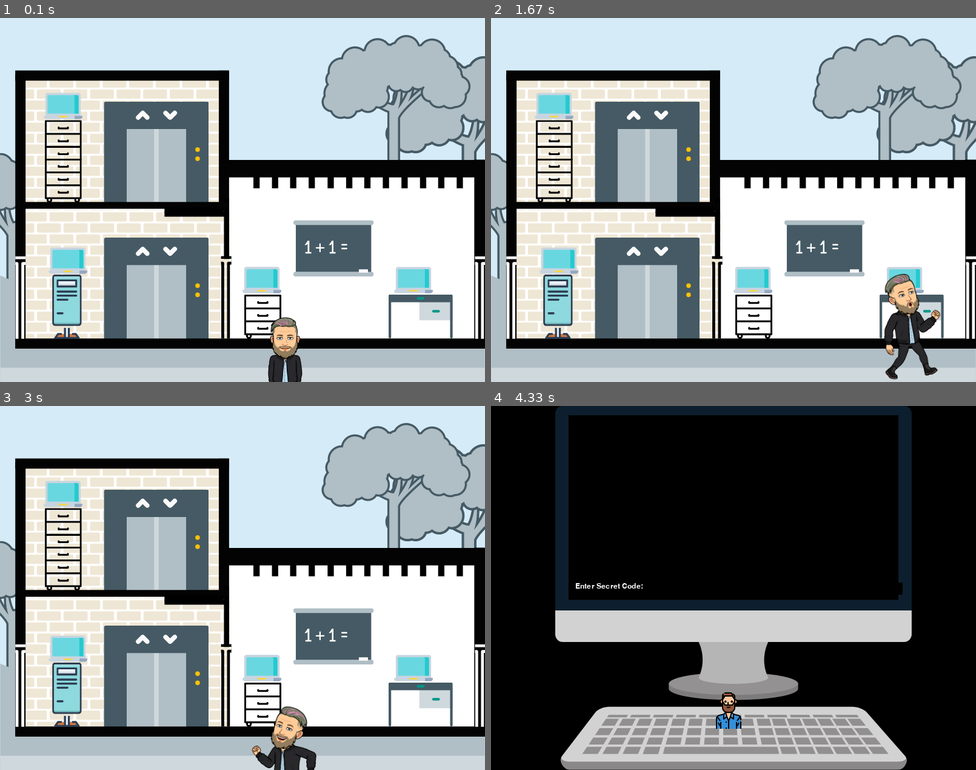
Above: before the commit, frames 1-4 (two rows, left to right).
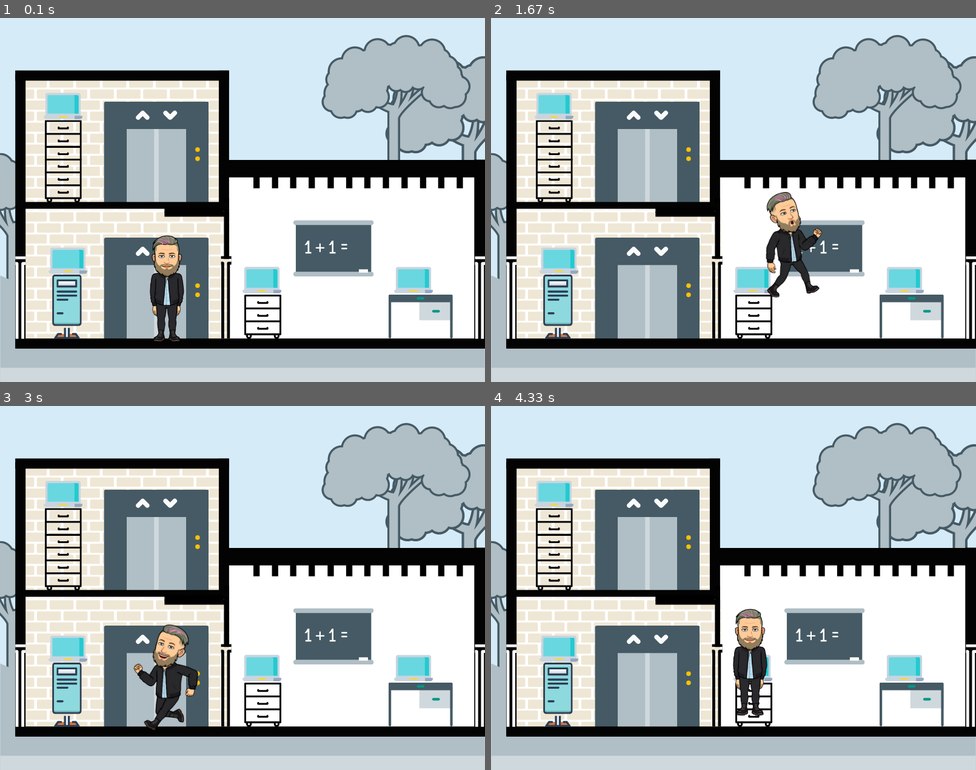
Above: after the commit, the same moments.

Repository: ericschorling/python_project
Game: pygame game, started from player_animation.py
The game is run twice, just before and just after one commit, with the same random seed, the same clock (stepped at 60 frames per second) and the same inputs.
Inputs:
- Up to frame 1 (0.1 s): no input
- Up to frame 2 (1.67 s): hold Right 0.33-0.8 s; hold Up 0.83-1.13 s; hold Right 1.17-1.63 s
- Up to frame 3 (3 s): hold Left 1.67-2.2 s; hold Down 2.23-2.53 s; hold Left 2.57-2.97 s
- Up to frame 4 (4.33 s): hold Up 3-3.37 s; hold Right 3.4-4.03 s; hold Down from 4.07 s (still down)

The runs differ from the first frame. In frame 1, 2.5% of the frame differs, in the area x 30-63%, y 59-100%; in frame 2, 3.4%; in frame 3, 3.0%; in frame 4, 90%, in the area x 0-100%, y 0-100%.

Commit message:
Updated with correct player start and barrier

Diff:
--- a/player_animation.py
+++ b/player_animation.py
@@ -23,9 +23,9 @@
 #Player
 playerImg = pygame.image.load("Sean_Front.png").convert_alpha()
 global playerX
-playerX = 370
+playerX = 175
 global playerY
-playerY= 480
+playerY= 345
 playerX_change = 0
 playerY_change = 0
 
@@ -275,13 +275,13 @@
     playerX += playerX_change
     playerY += playerY_change
     if playerX <= 0:
-        playerX = 0#these are bondaries
-    elif playerX >= 736:#Subtract 800-64, 64 is size of our hero, 800 is our window
-        playerX = 736
+        playerX = 0
+    elif playerX >= 625:
+        playerX = 625
     if playerY <= 0:
-        playerY = 0#these are bondaries
-    elif playerY >= 536:
-        playerY = 536
+        playerY = 0
+    elif playerY >= 345:
+        playerY = 345
 
 
 
